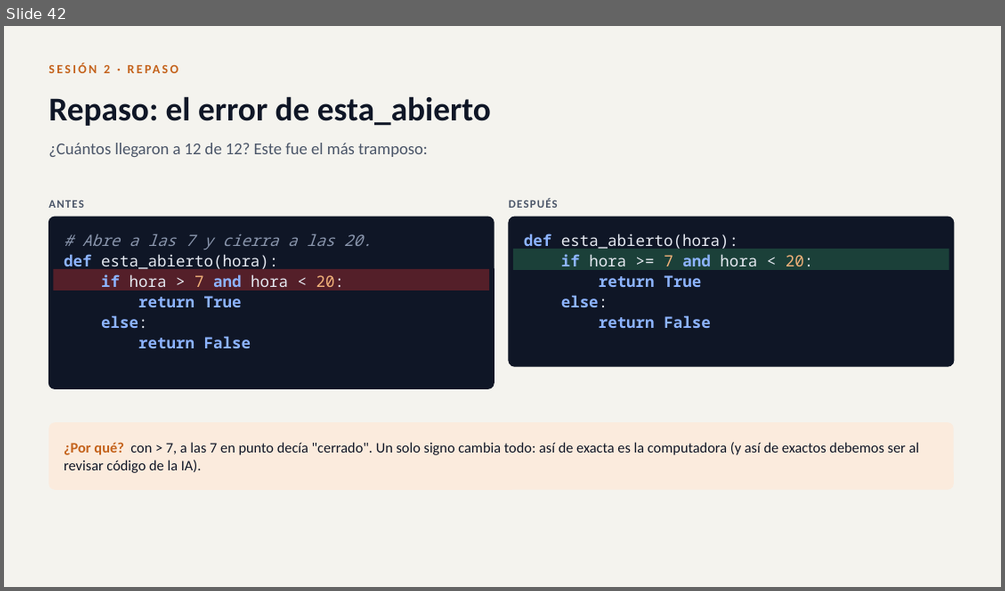
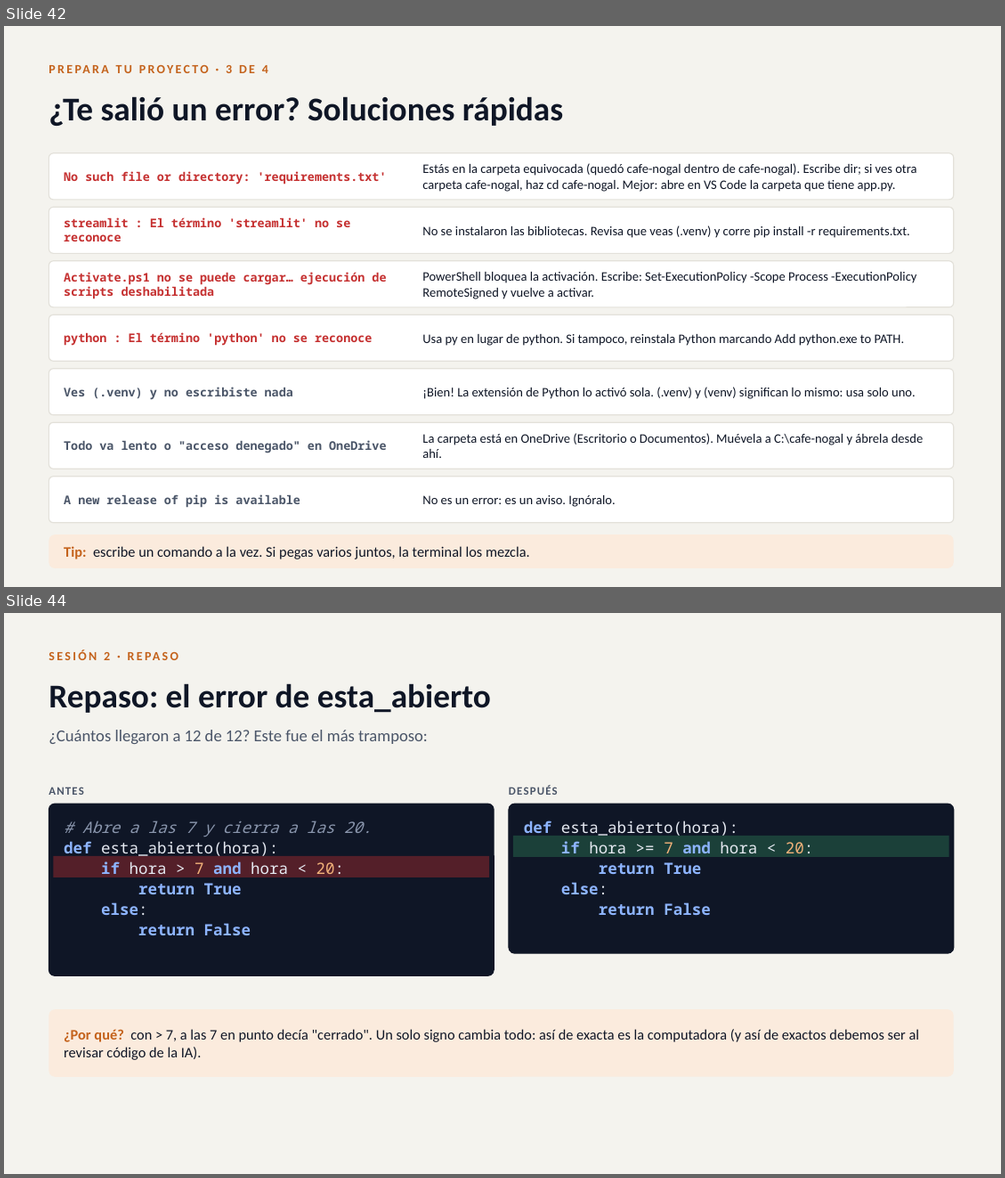
Before and after one commit to Wishard1/AngelDominguez, a slide deck: taller-ia/Implementa_IA_en_tus_sistemas.pptx. Shown one above the other, each under a label of ours: slide 42 before the commit, slides 42 and 44 after it; the slides between them are not shown. The pictures are 1005x591 and 1005x1178 pixels, drawn with LibreOffice and Linux fonts; fonts in the diff are those of the drawing. Boxes give left, top, right and bottom in pixels: in the first picture for what was removed or moved away, otherwise in the second. Text is boxed around its words. In the diff, an @@ line names an element or a change of style, - is before the commit and + after.

```diff
--- a/taller-ia/Implementa_IA_en_tus_sistemas.pptx
+++ b/taller-ia/Implementa_IA_en_tus_sistemas.pptx
@@ slide 42 added at <box>4,26,1001,587</box>, background #F4F3EE @@
@@ text added at <box>226,65,268,73</box>, 12 pt, text #C4621B, bold @@
+PREPARA TU PROYECTO · 3 DE 4
@@ text added at <box>48,96,563,126</box>, 32 pt, text #0F1626, bold @@
+¿Te salió un error? Soluciones rápidas
@@ rounded rectangle added at <box>48,153,954,200</box>, fill #FFFFFF, outline #E3E1DA 1 pt @@
@@ text added at <box>64,171,387,184</box>, 11.5 pt, text #C53030, bold @@
+No such file or directory: 'requirements.txt'
@@ text added at <box>422,163,916,192</box>, 12.5 pt, text #0F1626 @@
+Estás en la carpeta equivocada (quedó cafe-nogal dentro de cafe-nogal). Escribe dir; si ves otra carpeta cafe-nogal, haz cd cafe-nogal. Mejor: abre en VS Code la carpeta que tiene app.py.
@@ rounded rectangle added at <box>48,207,954,253</box>, fill #FFFFFF, outline #E3E1DA 1 pt @@
@@ text added at <box>64,217,350,241</box>, 11.5 pt, text #C53030, bold @@
+streamlit : El término 'streamlit' no se reconoce
@@ text added at <box>422,225,910,238</box>, 12.5 pt, text #0F1626 @@
+No se instalaron las bibliotecas. Revisa que veas (.venv) y corre pip install -r requirements.txt.
@@ rounded rectangle added at <box>48,261,954,307</box>, fill #FFFFFF, outline #E3E1DA 1 pt @@
@@ text added at <box>64,272,386,299</box>, 11.5 pt, text #C53030, bold @@
+Activate.ps1 no se puede cargar… ejecución de scripts deshabilitada
@@ text added at <box>422,272,916,299</box>, 12.5 pt, text #0F1626 @@
+PowerShell bloquea la activación. Escribe: Set-ExecutionPolicy -Scope Process -ExecutionPolicy RemoteSigned y vuelve a activar.
@@ rounded rectangle added at <box>48,314,954,361</box>, fill #FFFFFF, outline #E3E1DA 1 pt @@
@@ text added at <box>64,332,372,346</box>, 11.5 pt, text #C53030, bold @@
+python : El término 'python' no se reconoce
@@ text added at <box>422,334,905,346</box>, 12.5 pt, text #0F1626 @@
+Usa py en lugar de python. Si tampoco, reinstala Python marcando Add python.exe to PATH.
@@ rounded rectangle added at <box>48,369,954,415</box>, fill #FFFFFF, outline #E3E1DA 1 pt @@
@@ text added at <box>64,386,293,400</box>, 11.5 pt, text #4A5568, bold @@
+Ves (.venv) y no escribiste nada
@@ text added at <box>422,386,915,399</box>, 12.5 pt, text #0F1626 @@
+¡Bien! La extensión de Python lo activó sola. (.venv) y (venv) significan lo mismo: usa solo uno.
@@ rounded rectangle added at <box>48,422,954,468</box>, fill #FFFFFF, outline #E3E1DA 1 pt @@
@@ text added at <box>64,440,386,453</box>, 11.5 pt, text #4A5568, bold @@
+Todo va lento o "acceso denegado" en OneDrive
@@ text added at <box>422,433,922,458</box>, 12.5 pt, text #0F1626 @@
+La carpeta está en OneDrive (Escritorio o Documentos). Muévela a C:\cafe-nogal y ábrela desde ahí.
@@ rounded rectangle added at <box>48,476,954,523</box>, fill #FFFFFF, outline #E3E1DA 1 pt @@
@@ text added at <box>64,494,299,507</box>, 11.5 pt, text #4A5568, bold @@
+A new release of pip is available
@@ text added at <box>422,495,615,507</box>, 12.5 pt, text #0F1626 @@
+No es un error: es un aviso. Ignóralo.
@@ rounded rectangle added at <box>48,534,954,568</box>, fill #FBEBDD @@
@@ text added at <box>64,546,530,559</box>, 14 pt, text #0F1626 @@
+Tip: escribe un comando a la vez. Si pegas varios juntos, la terminal los mezcla.
@@ what was slide 42 is now slide 44 @@
```
Also in this commit, not shown: 15 slides changed, 1 other slide added, 6 other files.
